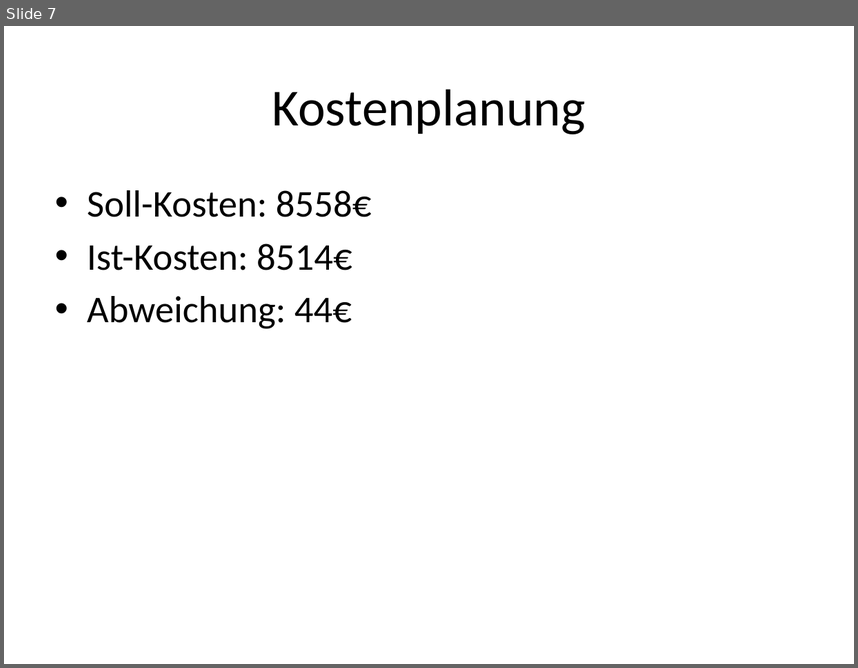
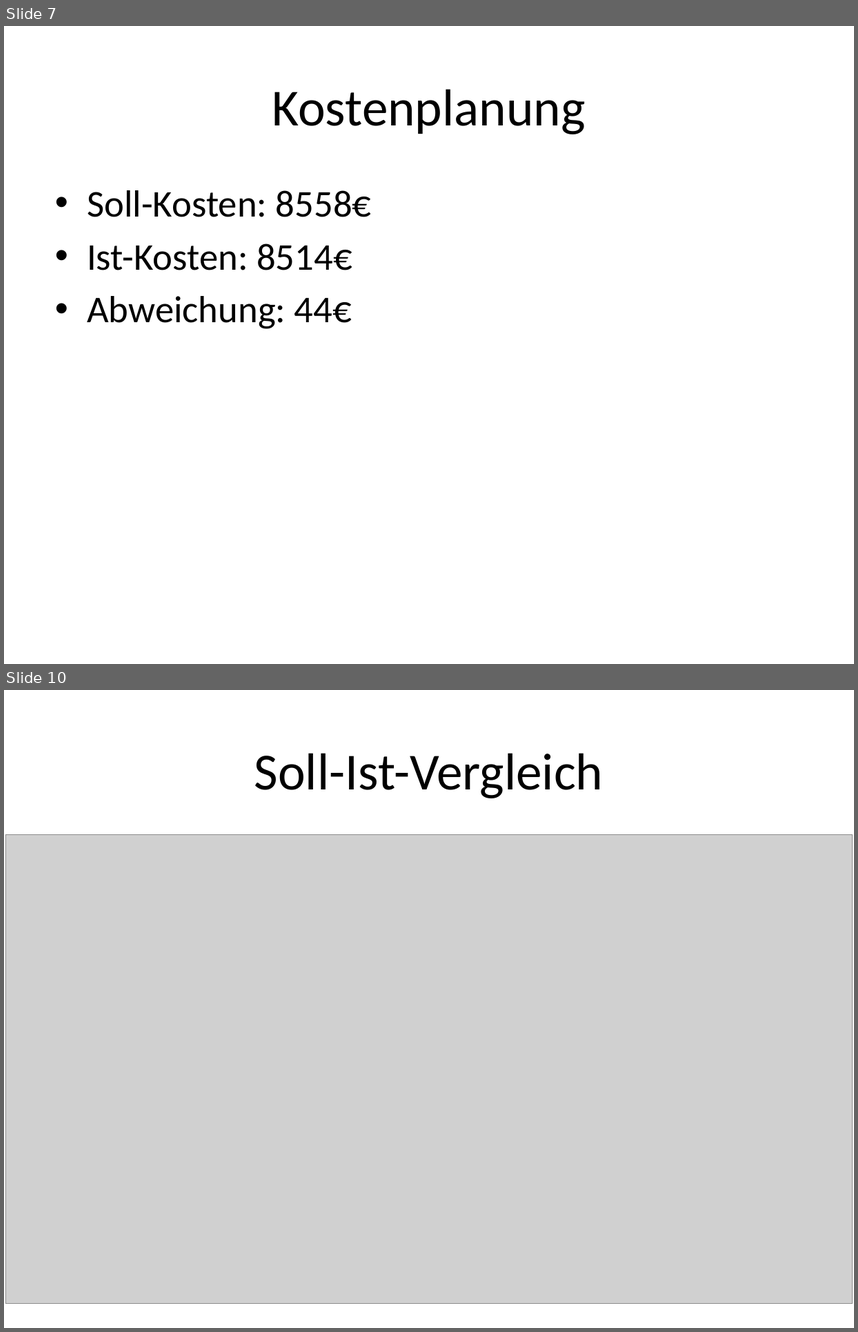
Before and after one commit to Dusty0071/OberstufenProjekt, a slide deck: Präsentation/FIA63Gruppe#3.pptx. Shown one above the other, each under a label of ours: slide 7 before the commit, slides 7 and 10 after it; the slides between them are not shown. The pictures are 858x668 and 858x1332 pixels, drawn with LibreOffice and Linux fonts; fonts in the diff are those of the drawing; grey boxes stand for pictures. Boxes give left, top, right and bottom in pixels: in the first picture for what was removed or moved away, otherwise in the second. Text is boxed around its words. In the diff, an @@ line names an element or a change of style, - is before the commit and + after.

```diff
--- a/Präsentation/FIA63Gruppe#3.pptx
+++ b/Präsentation/FIA63Gruppe#3.pptx
@@ slide 10 added at (4,690,854,1328), background #FFFFFF @@
@@ text added at (254,753,604,798), 44 pt, text #000000 @@
+Soll-Ist-Vergleich
@@ picture added at (5,834,853,1303) @@
```
Also in this commit, not shown: 4 other slides added.
